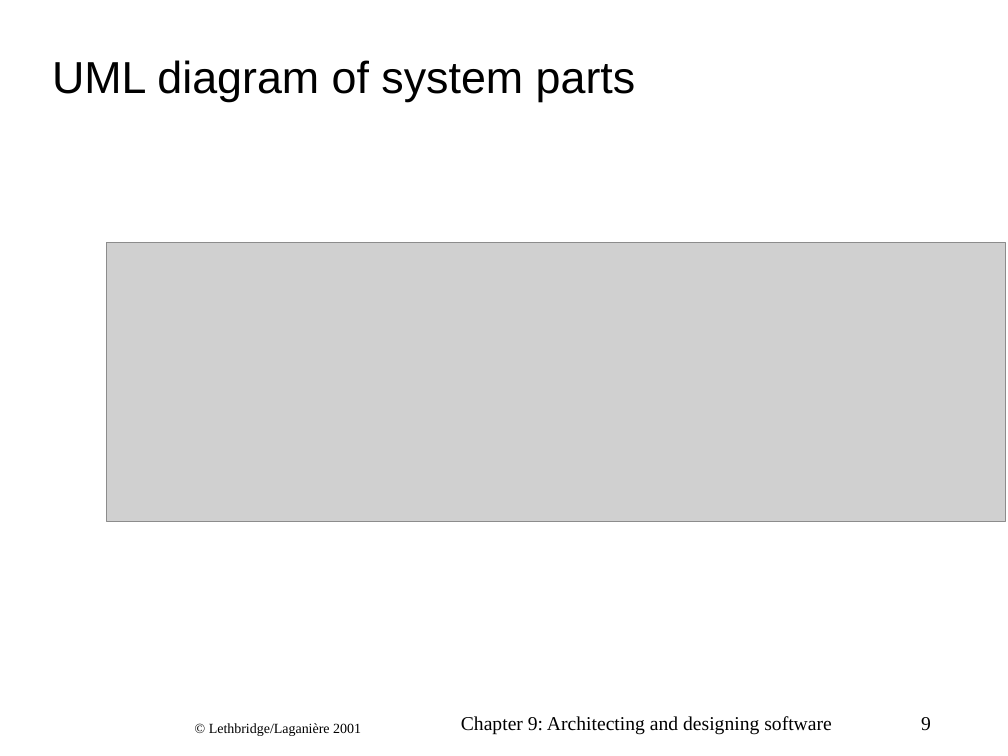
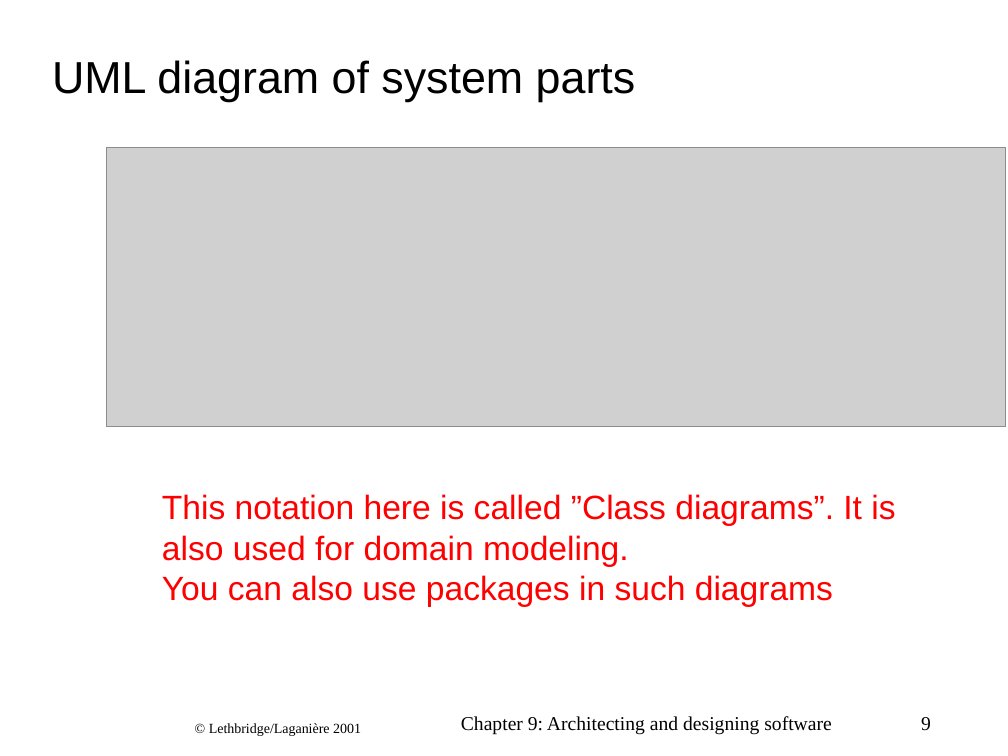
Before and after one commit to CphBusCosSem2/week9-14-Project-part-1, a slide deck: slide 9 of arch-LethbridgeLaganiere_ch09.ppt. Drawn at 1008x756 pixels with LibreOffice and Linux fonts; fonts in the diff are those of the drawing; grey boxes stand for pictures; background and template pictures are left out. Boxes give left, top, right and bottom in pixels: in the first picture for what was removed or moved away, otherwise in the second. Text is boxed around its words. In the diff, an @@ line names an element or a change of style, - is before the commit and + after.

```diff
--- a/arch-LethbridgeLaganiere_ch09.ppt
+++ b/arch-LethbridgeLaganiere_ch09.ppt
@@ picture moved from (x1=107, y1=243, x2=1006, y2=521) to (x1=107, y1=148, x2=1006, y2=426) @@
@@ text added at (x1=162, y1=494, x2=895, y2=607), 24 pt, text #FF0000 @@
+This notation here is called ”Class diagrams”. It is also used for domain modeling.
+You can also use packages in such diagrams
```
Also in this commit, not shown: 15 other slides changed, 1 slide added, 1 slide removed, 1 other file.
